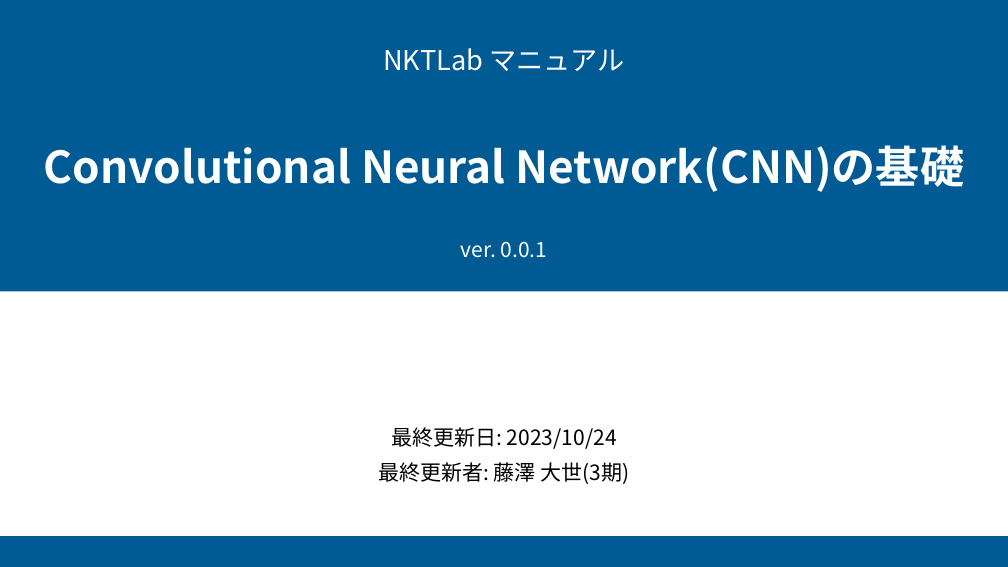
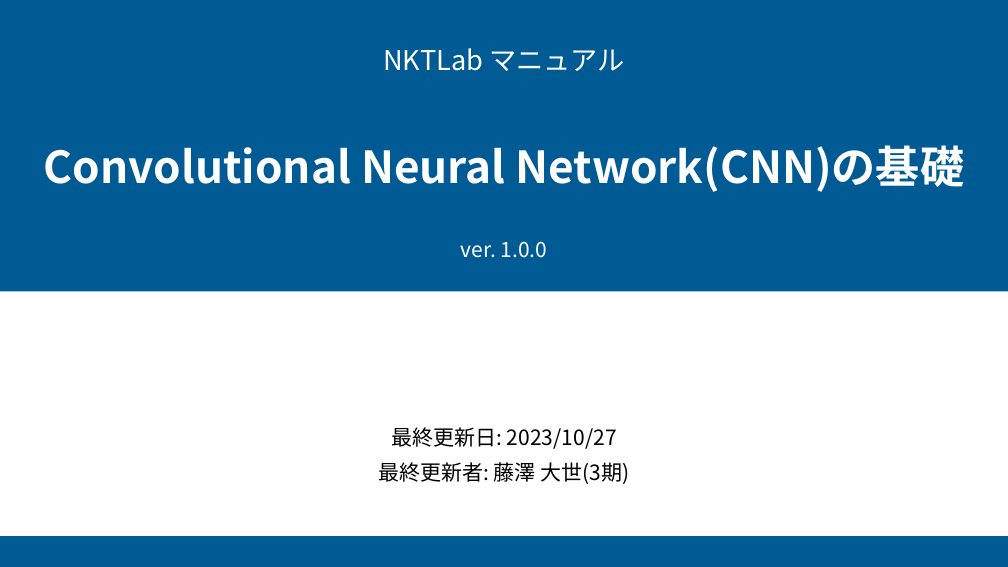
Before and after one commit to taiseifujisawa/cnn_manual_nktlab, a slide deck: slide 1 of cnn_manual.pptx. Drawn at 1008x567 pixels with LibreOffice and Linux fonts; fonts in the diff are those of the drawing; background and template pictures are left out. Boxes give left, top, right and bottom in pixels: in the first picture for what was removed or moved away, otherwise in the second. Text is boxed around its words. In the diff, an @@ line names an element or a change of style, - is before the commit and + after.

```diff
--- a/cnn_manual.pptx
+++ b/cnn_manual.pptx
@@ text at (461,241,548,258): text changed @@
-ver. 0.0.1
+ver. 1.0.0
@@ text at (391,427,617,449): text changed @@
-最終更新日: 2023/10/24
+最終更新日: 2023/10/27
```
Also in this commit, not shown: 4 other slides changed, 36 slides added.
